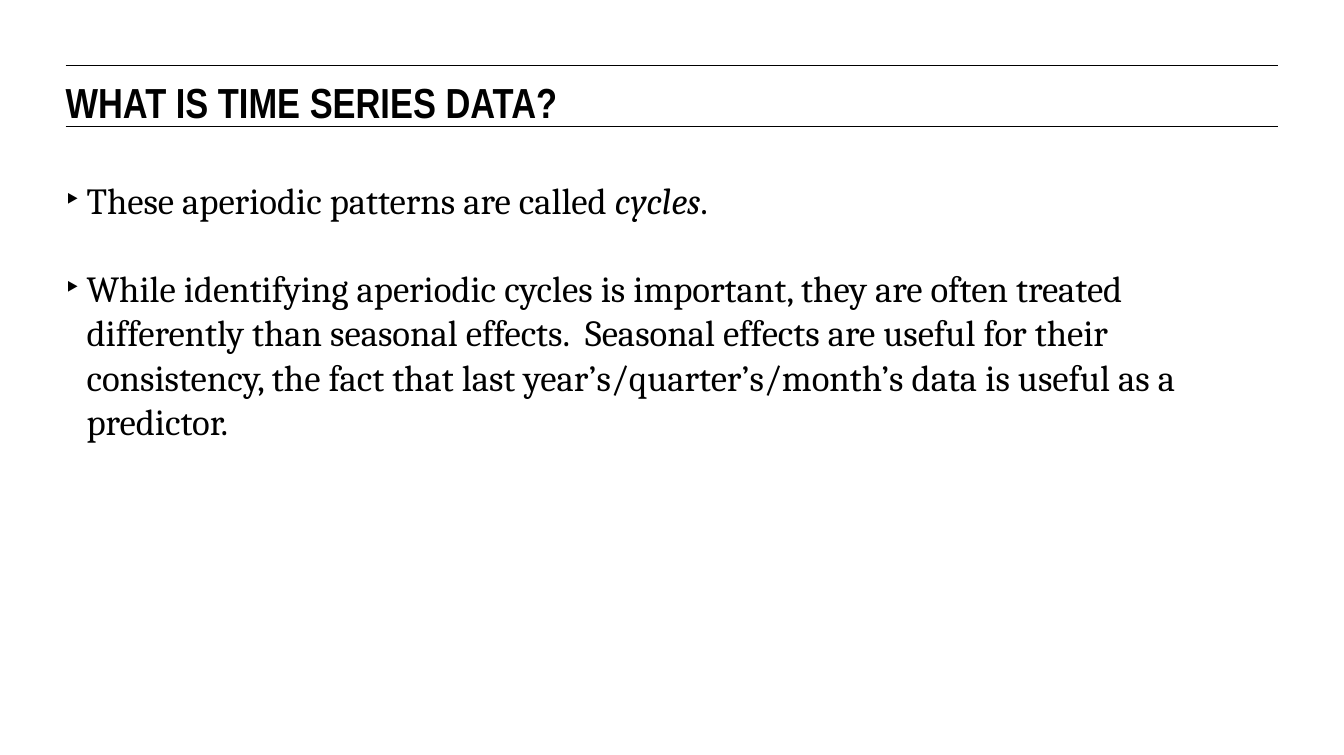
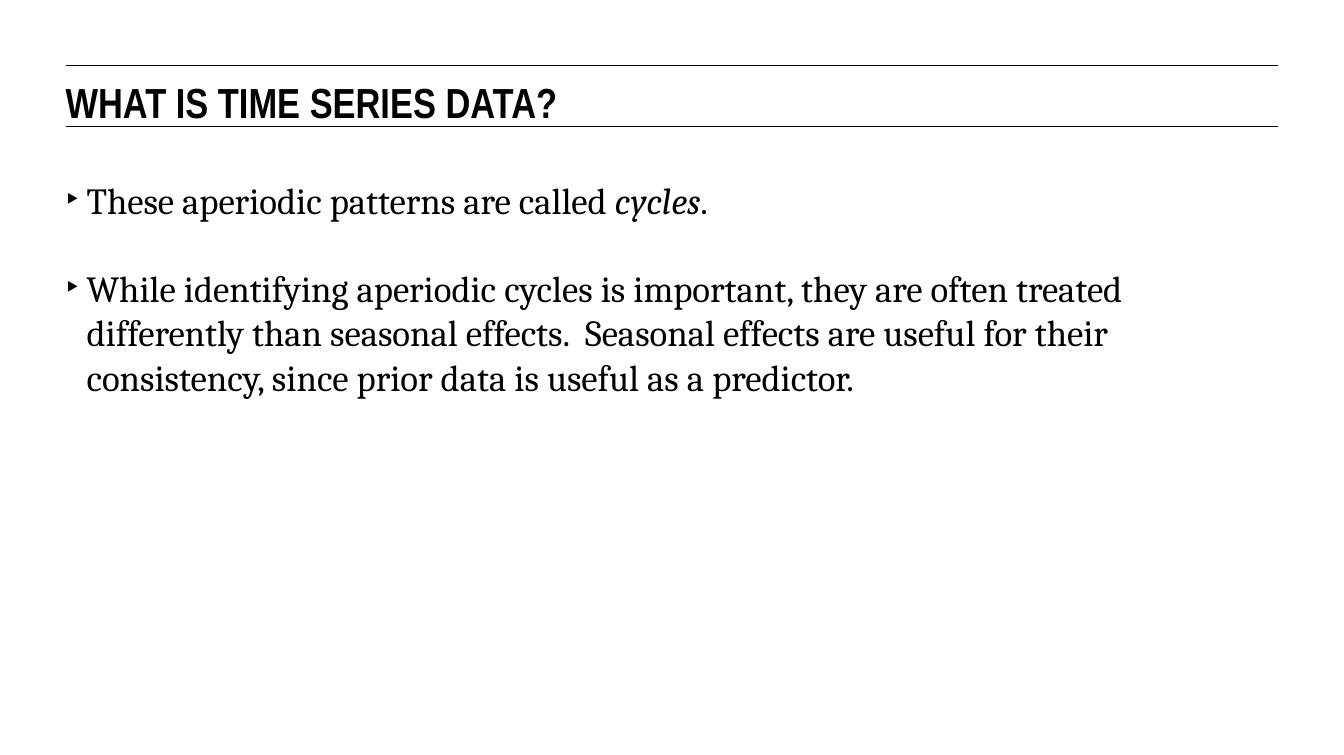
Before and after one commit to eflautt/ga-data-science, a slide deck: slide 21 of lessons/lesson-15/15-time-series-analysis.pptx. Drawn at 1344x755 pixels with LibreOffice and Linux fonts; fonts in the diff are those of the drawing. Boxes give left, top, right and bottom in pixels: in the first picture for what was removed or moved away, otherwise in the second. Text is boxed around its words. In the diff, an @@ line names an element or a change of style, - is before the commit and + after.

```diff
--- a/lessons/lesson-15/15-time-series-analysis.pptx
+++ b/lessons/lesson-15/15-time-series-analysis.pptx
@@ text at (x1=87, y1=276, x2=1122, y2=399): text changed @@
-‣ While identifying aperiodic cycles is important, they are often treated differently than seasonal effects. Seasonal effects are useful for their consistency, the fact that last year’s/quarter’s/month’s data is useful as a predictor.
+‣ While identifying aperiodic cycles is important, they are often treated differently than seasonal effects. Seasonal effects are useful for their consistency, since prior data is useful as a predictor.
```
Also in this commit, not shown: 24 other slides changed, 1 slide added.
